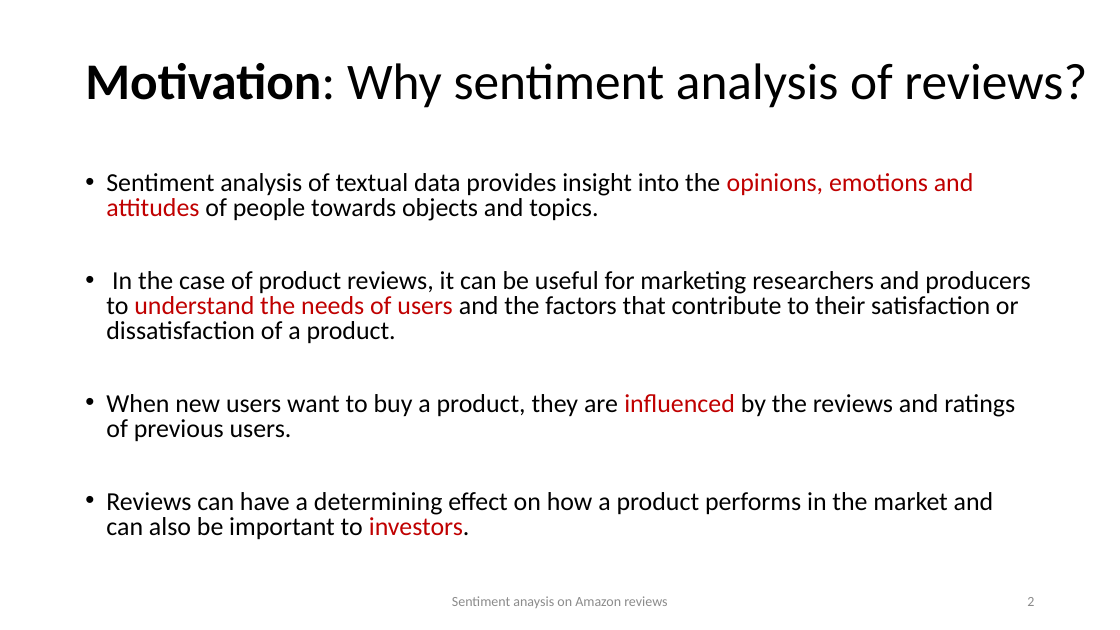
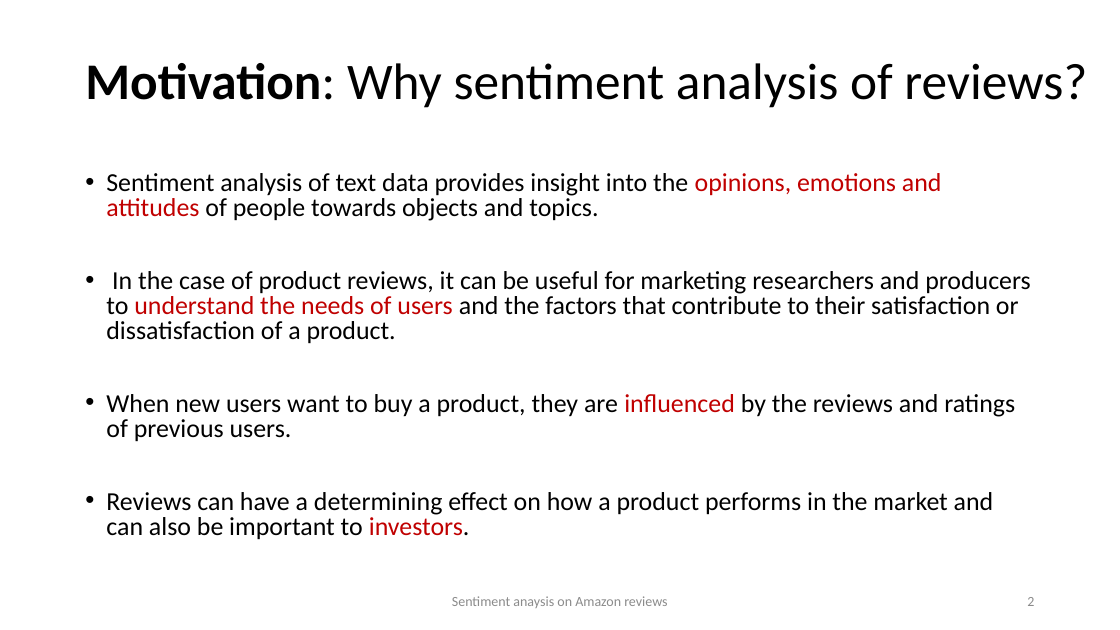
Before and after one commit to ytabatabaee/AmazonSentiment, a slide deck: slide 2 of final_presentation.pptx. Drawn at 1120x630 pixels with LibreOffice and Linux fonts; fonts in the diff are those of the drawing. Boxes give left, top, right and bottom in pixels: in the first picture for what was removed or moved away, otherwise in the second. Text is boxed around its words. In the diff, an @@ line names an element or a change of style, - is before the commit and + after.

```diff
--- a/final_presentation.pptx
+++ b/final_presentation.pptx
@@ text at box(106, 173, 942, 221): text changed @@
-• Sentiment analysis of textual data provides insight into the opinions, emotions and attitudes of people towards objects and topics.
+• Sentiment analysis of text data provides insight into the opinions, emotions and attitudes of people towards objects and topics.
```
Also in this commit, not shown: 3 other slides changed, 1 slide added, 2 other files.
